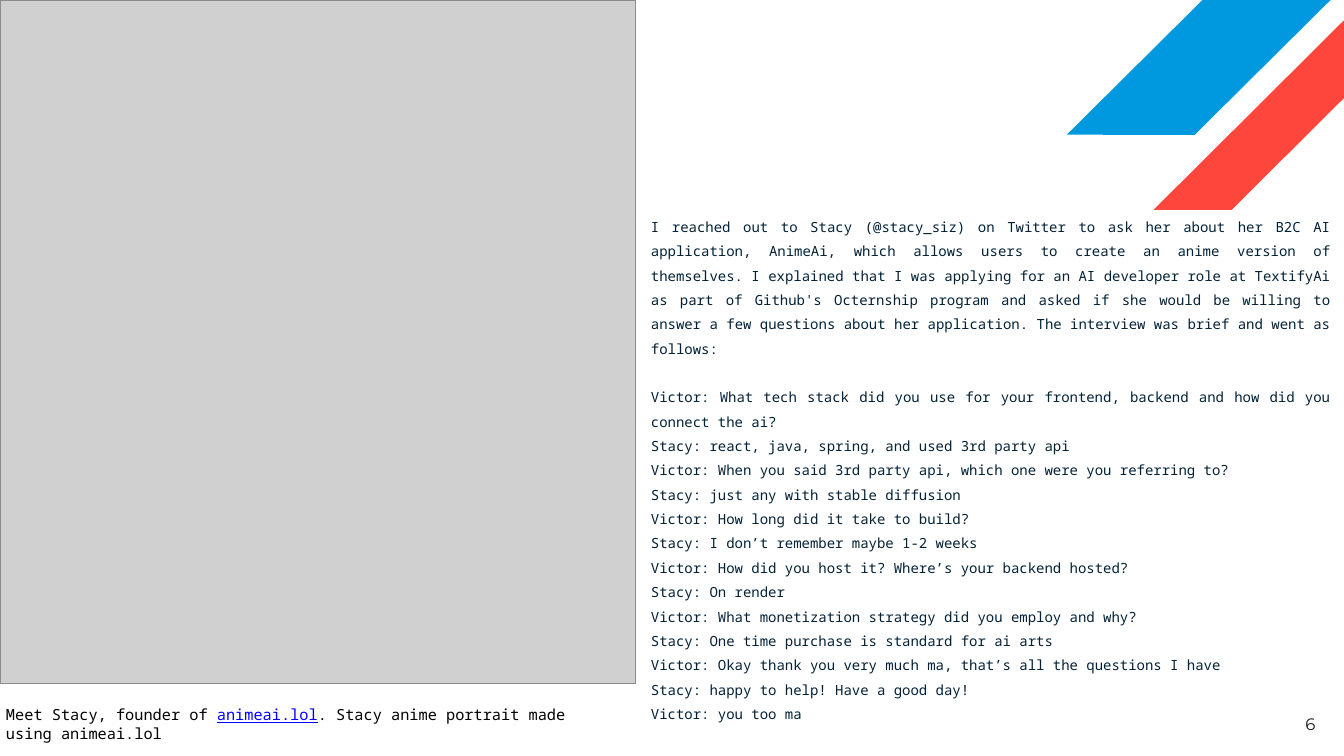
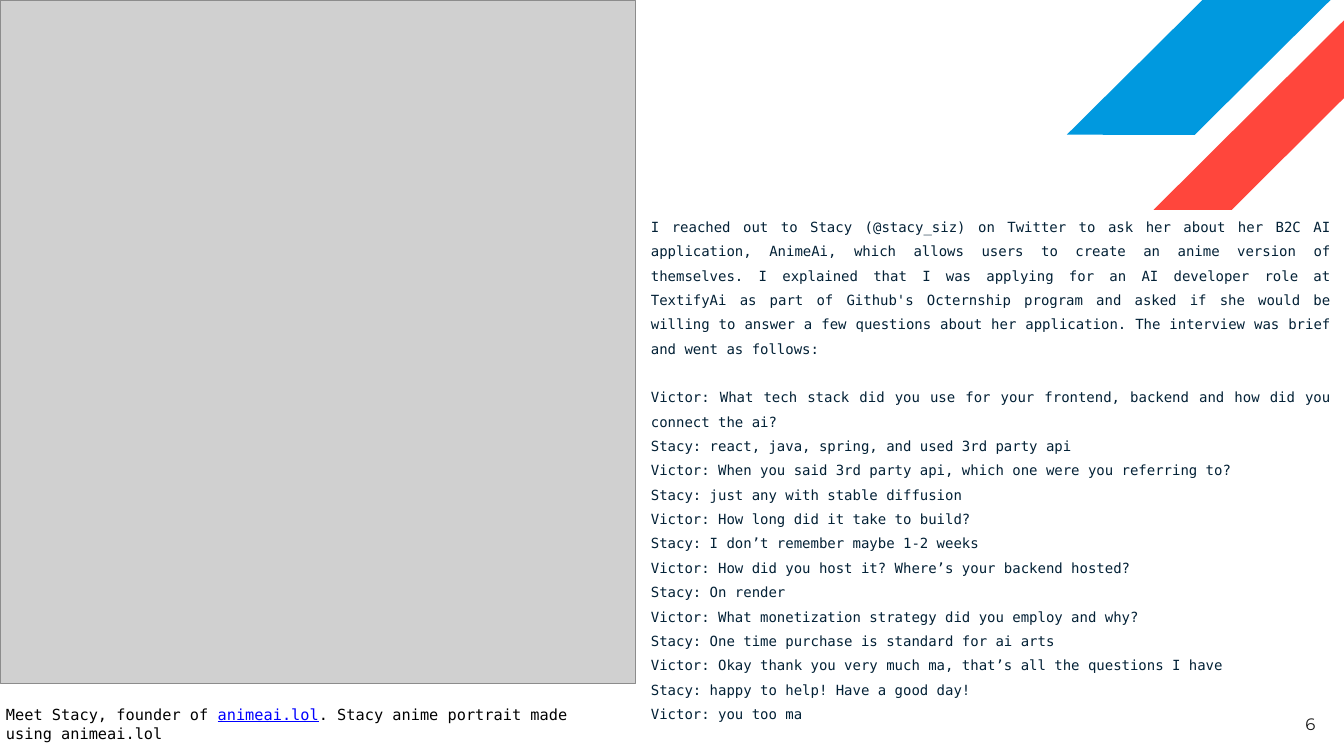
Before and after one commit to T3xtifyai/introduction-victor-onoja, a slide deck: slide 6 of 01-VICTOR_ODOH.pptx. Drawn at 1344x756 pixels with LibreOffice and Linux fonts; fonts in the diff are those of the drawing; grey boxes stand for pictures. Boxes give left, top, right and bottom in pixels: in the first picture for what was removed or moved away, otherwise in the second. Text is boxed around its words. In the diff, an @@ line names an element or a change of style, - is before the commit and + after.

```diff
--- a/01-VICTOR_ODOH.pptx
+++ b/01-VICTOR_ODOH.pptx
@@ text "I reached out to Stacy ..." at (651,221,1330,722): font Noto Sans Mono to DejaVu Sans Mono @@
@@ text "Meet Stacy, founder of animeai.lol. ..." at (6,708,567,743): font Noto Sans Mono to DejaVu Sans Mono @@
```
Also in this commit, not shown: 8 other slides changed.
